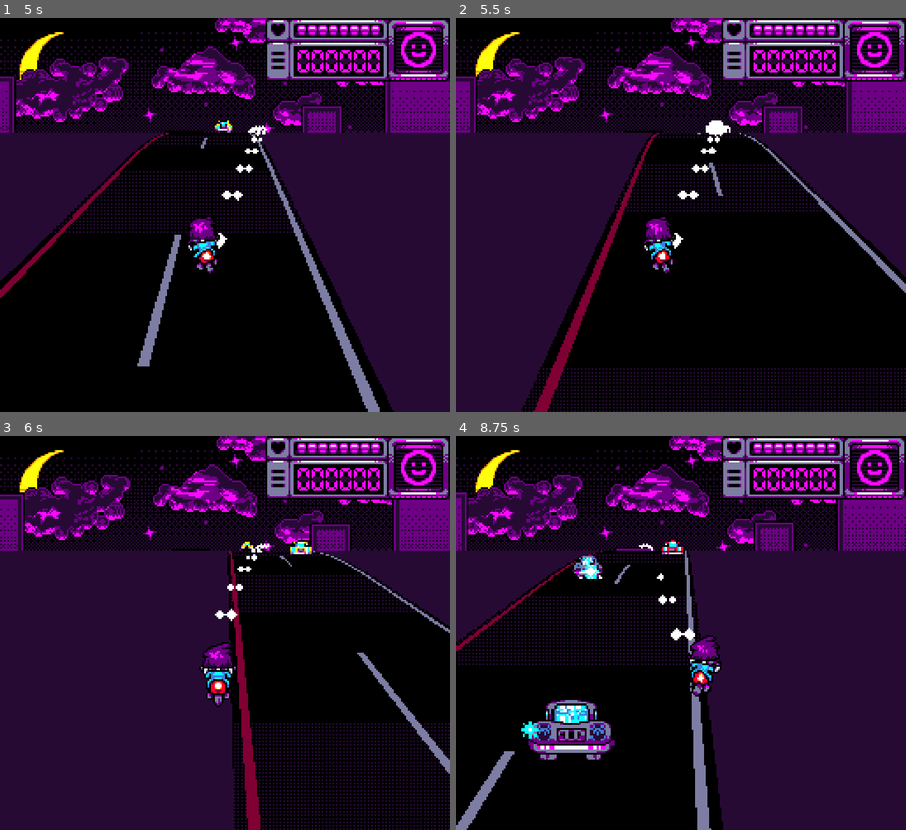
Above: before the commit, frames 1-4 (two rows, left to right).
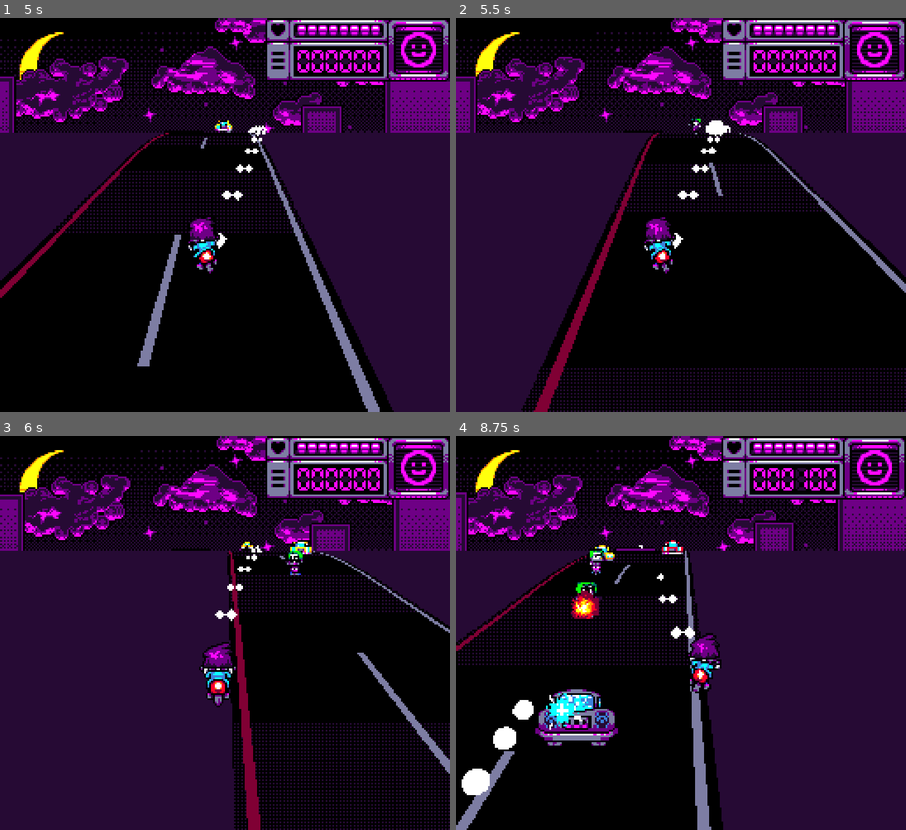
Above: after the commit, the same moments.

Repository: many-hats-team/lospecjam2
Game: Godot game, scene res://scenes/main.tscn
Same seed, same stepped clock (60 frames per second), same inputs: the game is played once before the commit and once after it.
Inputs:
- Up to frame 1 (5 s): click "Start" at 0.5 s; hold D (player_right) 1.28-2.03 s; hold S (player_down) 2.03-2.78 s; hold D (player_right) 2.78-3.53 s; hold W (player_up) 3.53-4.28 s; hold A (player_left) from 4.28 s (still down)
- Up to frame 2 (5.5 s): keep holding A (player_left)
- Up to frame 3 (6 s): release A (player_left) at 5.78 s; hold S (player_down) from 5.78 s (still down)
- Up to frame 4 (8.75 s): release S (player_down) at 6.53 s; hold D (player_right) 6.53-7.28 s; hold W (player_up) 7.28-8.03 s; hold D (player_right) from 8.03 s (still down)

Frame 1 is identical in both runs. In frame 2, less than 0.1% of the frame differs, in the area x 51-55%, y 25-30%; in frame 3, 0.1%; in frame 4, 4.6%, in the area x 1-78%, y 8-100%.

Commit message:
Add biker enemy

Diff:
--- a/project/scenes/game.tscn
+++ b/project/scenes/game.tscn
@@ -152,6 +152,24 @@
 wait_min = 2.0
 wait_max = 8.0
 
+[node name="BikerSpawnLeft" type="Marker3D" parent="MainLayer/World"]
+transform = Transform3D(1, 0, 0, 0, 1, 0, 0, 0, 1, -0.5, 0.3, -20)
+script = ExtResource("10_gaujq")
+kind = 1
+speed = 4.0
+offset = 1.25
+wait_min = 4.0
+wait_max = 8.0
+
+[node name="BikerSpawnRight" type="Marker3D" parent="MainLayer/World"]
+transform = Transform3D(1, 0, 0, 0, 1, 0, 0, 0, 1, 0.5, 0.3, -20)
+script = ExtResource("10_gaujq")
+kind = 1
+speed = 4.0
+offset = 1.25
+wait_min = 4.0
+wait_max = 8.0
+
 [node name="BossSpawnPoint" type="Marker3D" parent="MainLayer/World"]
 transform = Transform3D(1, 0, 0, 0, 1, 0, 0, 0, 1, 0, 0.3, -42.6063)
 
--- a/project/scenes/objects/biker.tscn
+++ b/project/scenes/objects/biker.tscn
@@ -1,10 +1,11 @@
-[gd_scene load_steps=10 format=3 uid="uid://bu3dgfpefsqbi"]
+[gd_scene load_steps=11 format=3 uid="uid://bu3dgfpefsqbi"]
 
 [ext_resource type="PackedScene" uid="uid://cuef00urlja7j" path="res://scenes/objects/weapon.tscn" id="2_lsn2e"]
 [ext_resource type="Script" path="res://scripts/resources/weapon_resource.gd" id="3_u0oab"]
 [ext_resource type="PackedScene" uid="uid://gcso6pn2lfot" path="res://scenes/objects/sprite.tscn" id="4_jpjp6"]
 [ext_resource type="Shader" path="res://shaders/sprite_shader.gdshader" id="5_v7nau"]
 [ext_resource type="Texture2D" uid="uid://bboovhl153nts" path="res://assets/enemy-Sheet.png" id="6_s7jb4"]
+[ext_resource type="PackedScene" uid="uid://csk4ulwdn6hd2" path="res://scenes/damage_effect.tscn" id="7_q68x4"]
 [ext_resource type="Script" path="res://scripts/enemies/biker.gd" id="7_sdmmb"]
 
 [sub_resource type="BoxShape3D" id="BoxShape3D_6jsf0"]
@@ -50,6 +51,7 @@
 shape = SubResource("BoxShape3D_6jsf0")
 
 [node name="Weapon" parent="." instance=ExtResource("2_lsn2e")]
+unique_name_in_owner = true
 weapon = SubResource("Resource_2sepf")
 is_enemy = true
 auto_fire = true
@@ -61,5 +63,16 @@
 hframes = 10
 vframes = 2
 frame = 9
-frame_start = 9
-frame_end = 10
+frame_start = 8
+frame_end = 9
+
+[node name="DamageEffect" parent="." instance=ExtResource("7_q68x4")]
+unique_name_in_owner = true
+kind = 2
+size = Vector2(0.3, 0.5)
+
+[node name="Timer" type="Timer" parent="."]
+wait_time = 0.1
+autostart = true
+
+[connection signal="timeout" from="Timer" to="." method="_on_timer_timeout"]
--- a/project/scripts/enemies/biker.gd
+++ b/project/scripts/enemies/biker.gd
@@ -1,27 +1,78 @@
 extends CharacterBody3D
 
-const CAR_HEALTH := 11
-const CAR_SPEED := 4.0
-const CAR_SCORE := 100
+const BIKER_HEALTH := 21
+const BIKER_ENTRY_DURATION_S := 2.0
+const BIKER_SCORE := 100
+const BIKER_TARGET_Z_MIN := -2.0
+const BIKER_TARGET_Z_MAX := 0.0
 
+enum Dir {
+	LEFT,
+	RIGHT,
+}
 
+@onready var damage_effect = %DamageEffect as DamageEffect
+@onready var weapon: Weapon = %Weapon
 @onready var sprite: MySprite = %Sprite
+@onready var rng := RandomNumberGenerator.new()
 
+var is_dead := false
+var aim_position := 0
 
 func _ready() -> void:
-	Mortal.new(self, CAR_HEALTH, sprite, _on_death)
-	velocity = Vector3.BACK * CAR_SPEED
+	assert(weapon)
+	assert(damage_effect)
 
-	sprite.frame_start = posmod(randi(), 5) * 4
-	sprite.frame_end = sprite.frame_start + 1
-
+	Mortal.new(self, BIKER_HEALTH, sprite, _on_death)
 	mgmt.boss_died.connect(_on_death)
 
-
-func _physics_process(_delta: float) -> void:
-	move_and_slide()
+	await create_tween()\
+		.tween_property(self, "position:z", rng.randf_range(BIKER_TARGET_Z_MIN, BIKER_TARGET_Z_MAX), BIKER_ENTRY_DURATION_S)\
+		.set_ease(Tween.EASE_OUT)\
+		.set_trans(Tween.TRANS_CUBIC)\
+		.finished
 
 
 func _on_death() -> void:
+	is_dead = true
+	damage_effect.start()
+	weapon.stop()
+	mgmt.add_score(BIKER_SCORE)
+
+	# Disable collision
+	collision_layer = 0
+	collision_mask = 0
+
+	await mgmt.pausable_timer(1.0).timeout
 	queue_free()
-	mgmt.add_score(CAR_SCORE)
+
+
+func _anim_turn(direction: Dir) -> void:
+	# This function has a bug in it that causes the sprite to shake when dying.
+	# Leaving it in because it looks cool.
+
+	if is_dead:
+		return
+
+	match direction:
+		Dir.LEFT:
+			aim_position = max(-3, aim_position - 1)
+		Dir.RIGHT:
+			aim_position = min(3, aim_position + 1)
+
+	var frame := posmod(sprite.frame, 2)
+	if aim_position < 0:
+		sprite.frame_start = 9 + 2 * aim_position
+	else:
+		sprite.frame_start = 19 - 2 * aim_position
+	sprite.frame_end = sprite.frame_start + 1
+	sprite.frame = sprite.frame_start + frame
+
+
+func _on_timer_timeout() -> void:
+	var player := mgmt.get_player()
+	if player:
+		if player.position.x < position.x:
+			_anim_turn(Dir.LEFT)
+		elif player.position.x > position.x:
+			_anim_turn(Dir.RIGHT)
Not shown: 2 places in project/scenes/objects/player.tscn that only renumber resources
